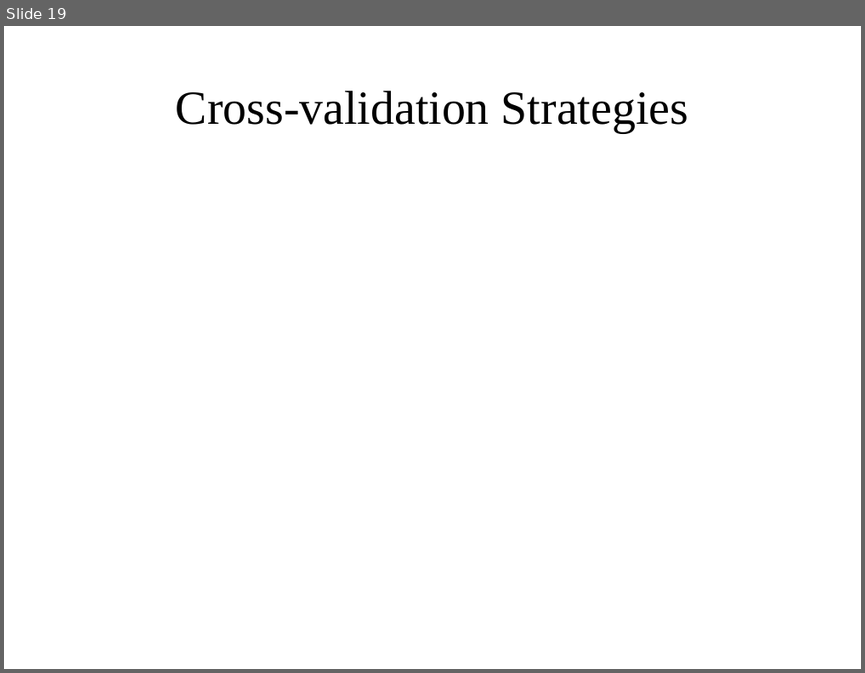
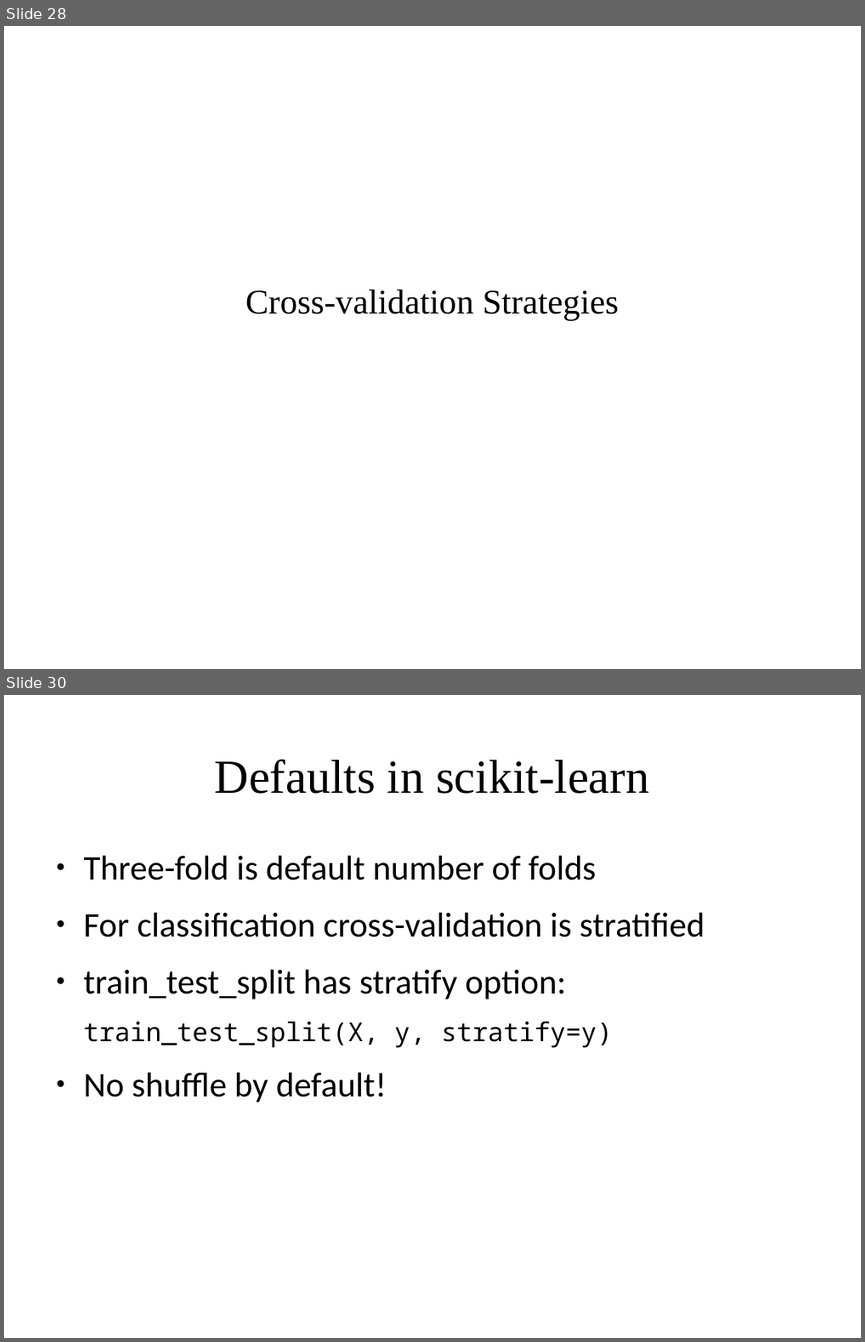
Before and after one commit to amueller/applied_ml_spring_2017, a slide deck: slides/aml-04-013017.odp. Shown one above the other, each under a label of ours: slide 19 before the commit, slides 28 and 30 after it; the slides between them are not shown. The pictures are 865x673 and 865x1342 pixels, drawn with LibreOffice and Linux fonts; fonts in the diff are those of the drawing. Boxes give left, top, right and bottom in pixels: in the first picture for what was removed or moved away, otherwise in the second. Text is boxed around its words. In the diff, an @@ line names an element or a change of style, - is before the commit and + after.

```diff
--- a/slides/aml-04-013017.odp
+++ b/slides/aml-04-013017.odp
@@ slide 30 added at <box>4,695,861,1338</box>, background #FFFFFF @@
@@ title added at <box>215,759,649,794</box>, 44 pt, text #000000 @@
+Defaults in scikit-learn
@@ text added at <box>84,855,704,1102</box>, 32 pt, text #000000 @@
+● Three-fold is default number of folds
+● For classification cross-validation is stratified
+● train_test_split has stratify option:
+train_test_split(X, y, stratify=y)
+● No shuffle by default!
@@ what was slide 19 is now slide 28 @@
@@ slide 28 changed as well @@
@@ subtitle "Cross-validation Strategies" at <box>245,289,619,321</box>: size 44 to 32 pt @@
```
Also in this commit, not shown: 7 other slides changed, 21 other slides added, 4 slides removed, 1 other file.
